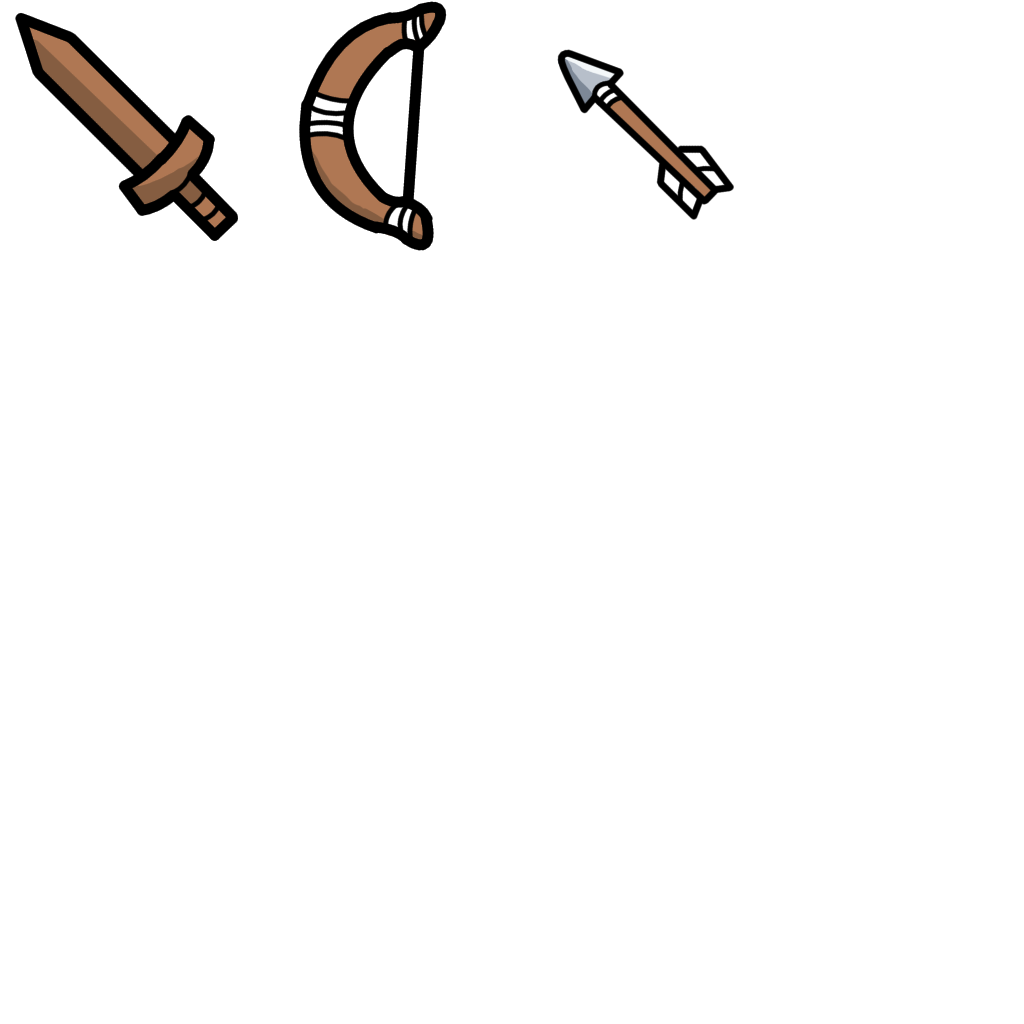
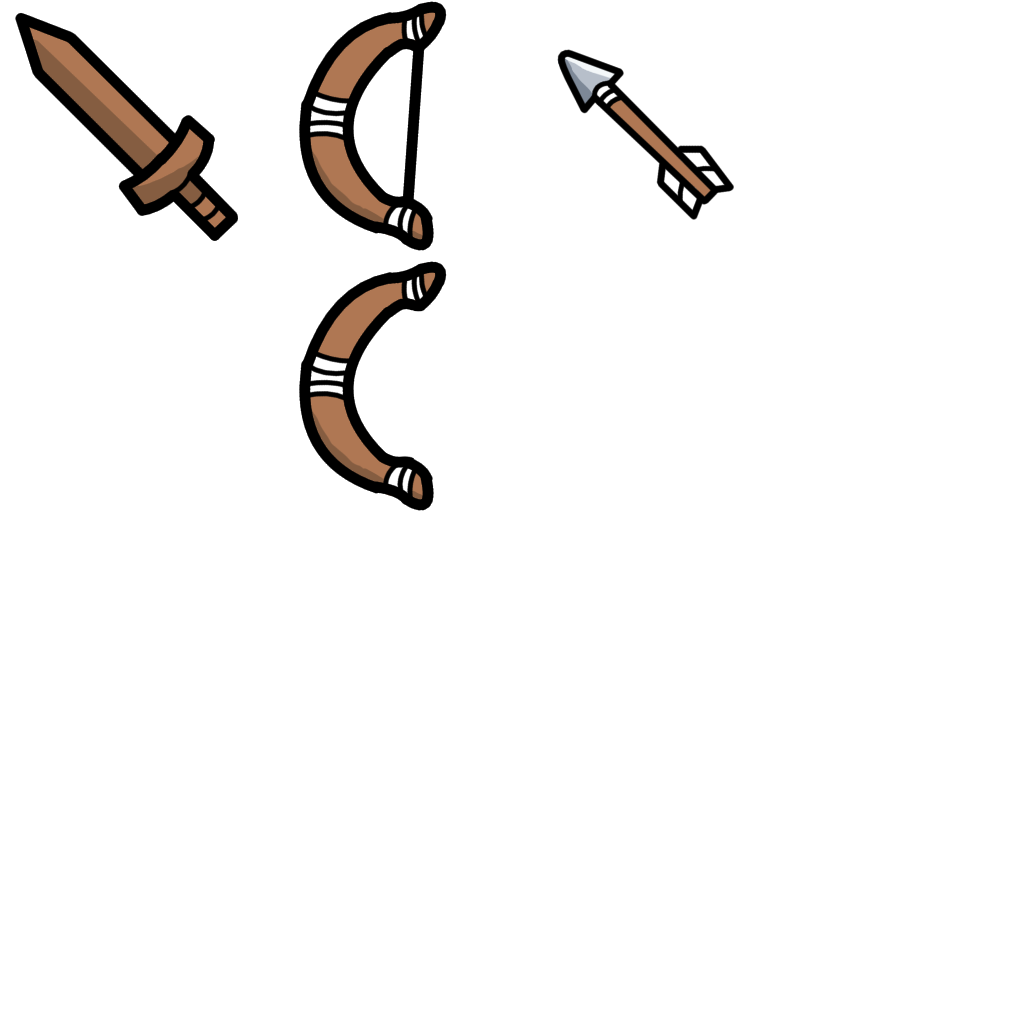
Layered file, before and after one edit (1024x1024). Changes by layer:
added group "Bow Drawn Sprite" with 3 layers above "Bow" over [299, 261, 447, 511]
added layer "Outline" (2nd of 4, in "Bow Drawn Sprite") in group "Bow Drawn Sprite" over [299, 261, 447, 511]
added layer "Shading" (2nd of 4, in "Bow Drawn Sprite") in group "Bow Drawn Sprite" over [299, 384, 434, 511]
added layer "Color" (2nd of 4, in "Bow Drawn Sprite") in group "Bow Drawn Sprite" over [299, 261, 447, 511]
